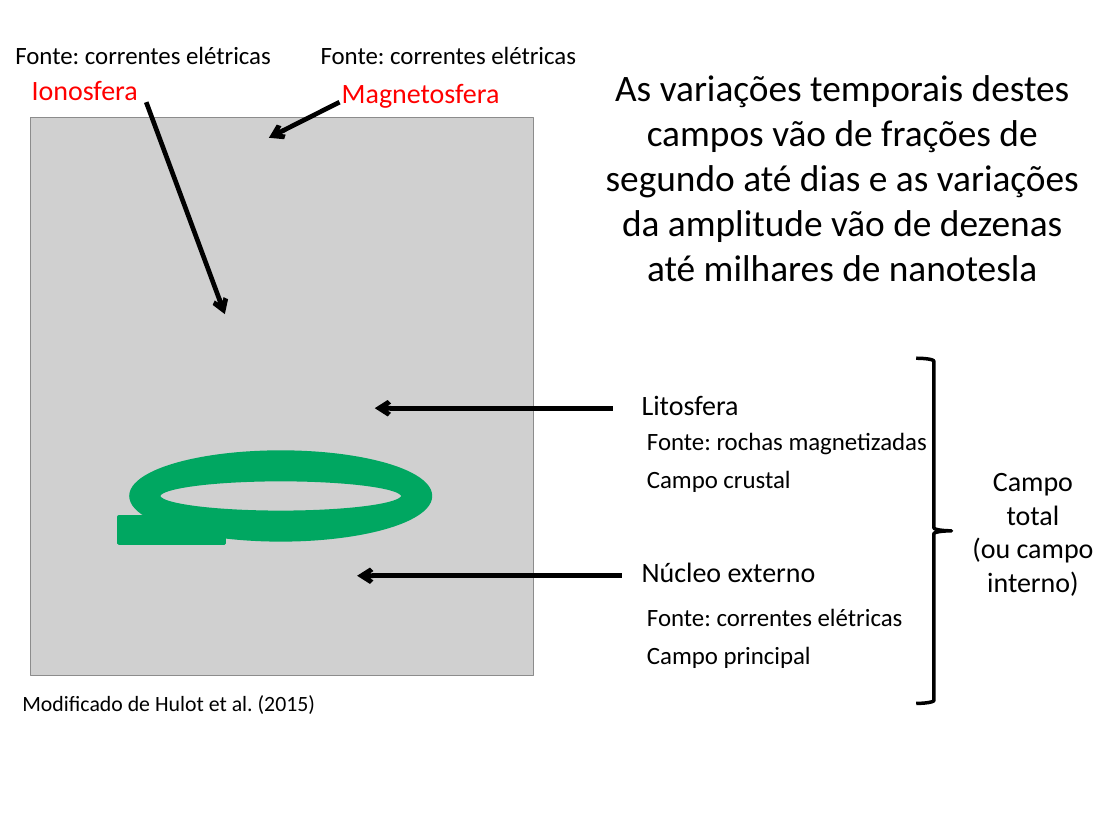
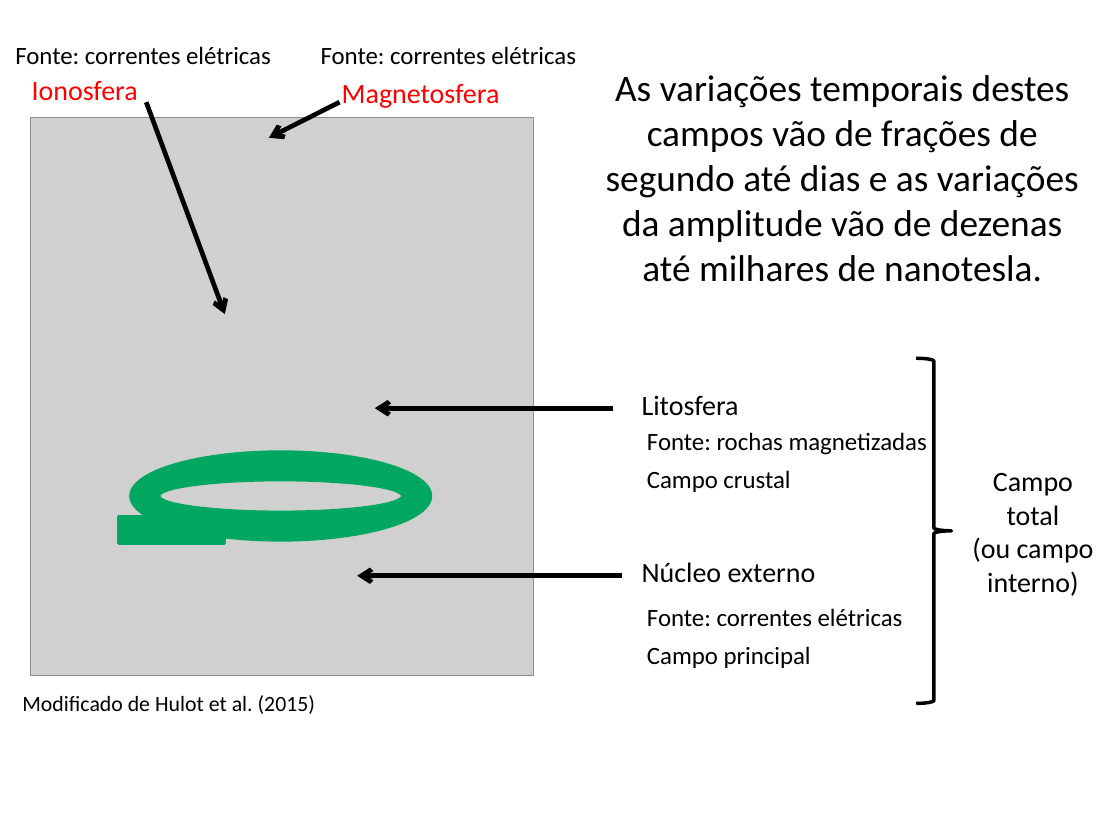
Before and after one commit to pinga-lab/CE-VII-SimBGf-2016, a slide deck: slide 19 of slides/4_anomalia_campo_total.pptx (slide 18 before the commit). Drawn at 1120x840 pixels with LibreOffice and Linux fonts; fonts in the diff are those of the drawing; grey boxes stand for pictures. Boxes give left, top, right and bottom in pixels: in the first picture for what was removed or moved away, otherwise in the second. Text is boxed around its words. In the diff, an @@ line names an element or a change of style, - is before the commit and + after.

Commit message:
descricao das componentes do campo geomagnetico

```diff
--- a/slides/4_anomalia_campo_total.pptx
+++ b/slides/4_anomalia_campo_total.pptx
@@ text at bbox=[606, 75, 1079, 282]: text changed @@
-As variações temporais destes campos vão de frações de segundo até dias e as variações da amplitude vão de dezenas até milhares de nanotesla
+As variações temporais destes campos vão de frações de segundo até dias e as variações da amplitude vão de dezenas até milhares de nanotesla.
```
Also in this commit, not shown: 2 other slides changed, 6 slides added.
